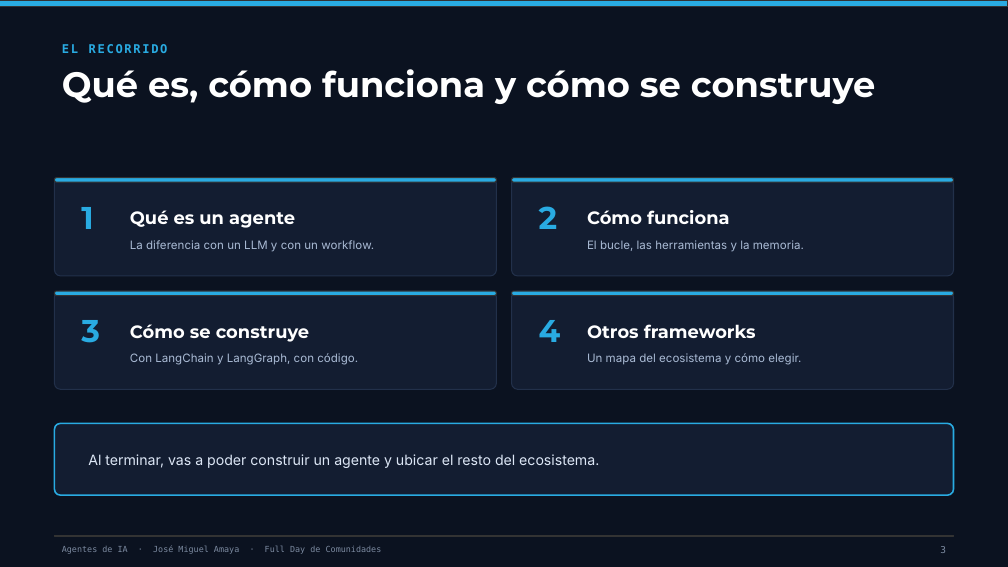
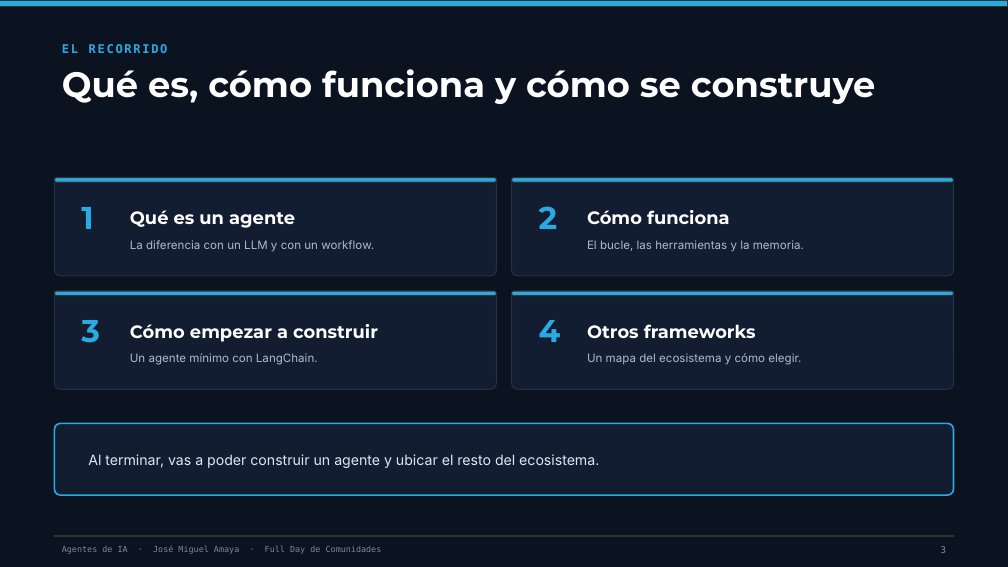
Before and after one commit to joseamaya/joseamaya.github.com, a slide deck: slide 3 of agentes-de-ia/agentes-intro.pptx. Drawn at 1008x567 pixels with LibreOffice and Linux fonts; fonts in the diff are those of the drawing. Boxes give left, top, right and bottom in pixels: in the first picture for what was removed or moved away, otherwise in the second. Text is boxed around its words. In the diff, an @@ line names an element or a change of style, - is before the commit and + after.

```diff
--- a/agentes-de-ia/agentes-intro.pptx
+++ b/agentes-de-ia/agentes-intro.pptx
@@ text at bbox=[130, 324, 378, 342]: text changed @@
-Cómo se construye
+Cómo empezar a construir
@@ text at bbox=[130, 353, 318, 365]: text changed @@
-Con LangChain y LangGraph, con código.
+Un agente mínimo con LangChain.
```
Also in this commit, not shown: 10 other slides changed, 1 slide added, 6 slides removed.
